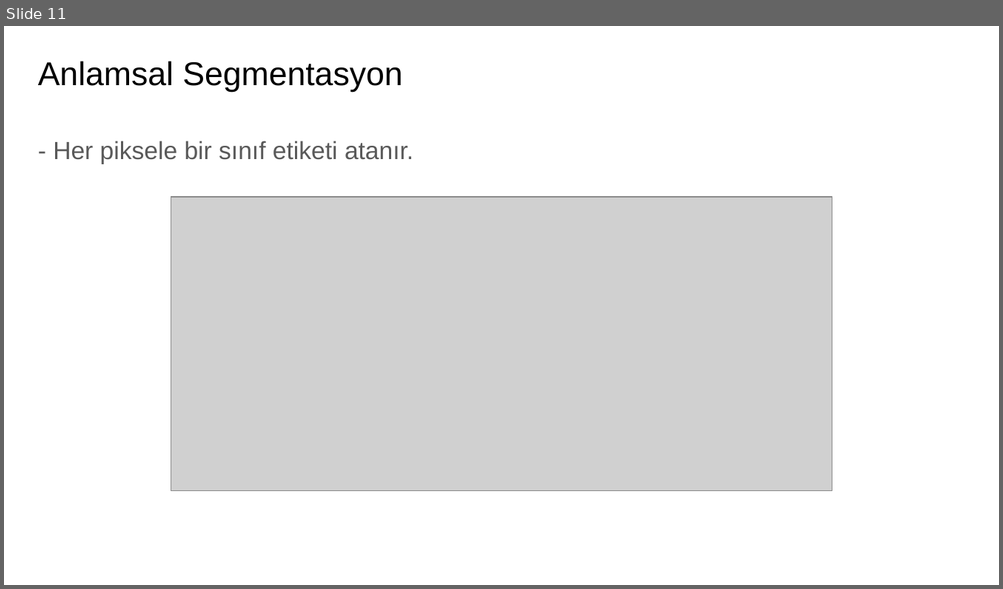
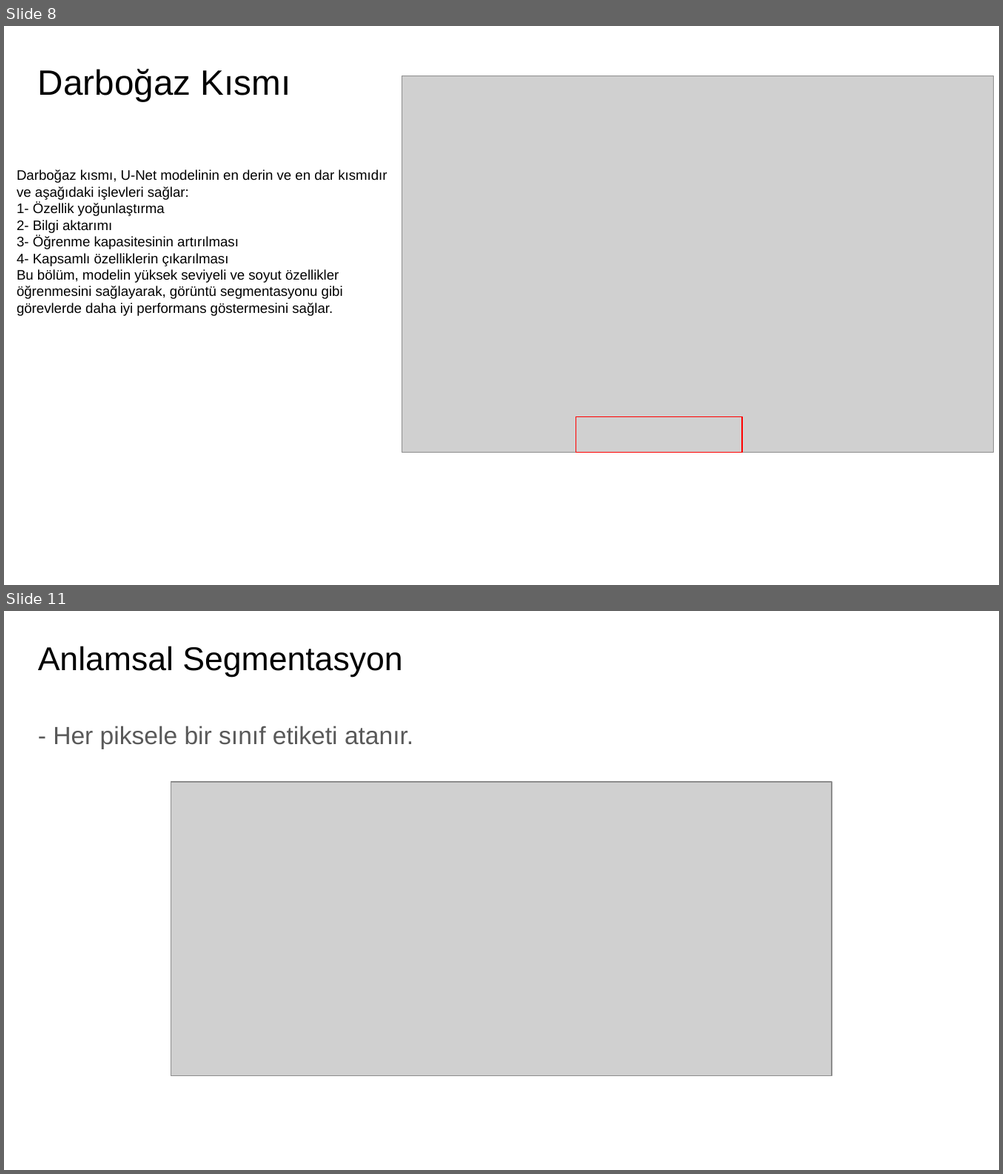
Before and after one commit to Emre-Sari/U-NETimageSegmentation, a slide deck: u-net-sunum.pptx. Shown one above the other, each under a label of ours: slide 11 before the commit, slides 8 and 11 after it; the slides between them are not shown. The pictures are 1003x589 and 1003x1174 pixels, drawn with LibreOffice and Linux fonts; fonts in the diff are those of the drawing; grey boxes stand for pictures. Boxes give left, top, right and bottom in pixels: in the first picture for what was removed or moved away, otherwise in the second. Text is boxed around its words. In the diff, an @@ line names an element or a change of style, - is before the commit and + after.

```diff
--- a/u-net-sunum.pptx
+++ b/u-net-sunum.pptx
@@ slide 8 added at (4,26,999,585), background #FFFFFF @@
@@ title added at (38,69,291,101), 25.5 pt, text #000000 @@
+Darboğaz Kısmı
@@ picture added at (402,76,993,453) @@
@@ text added at (17,170,387,316), 10 pt, text #000000 @@
+Darboğaz kısmı, U-Net modelinin en derin ve en dar kısmıdır ve aşağıdaki işlevleri sağlar:
+1- Özellik yoğunlaştırma
+2- Bilgi aktarımı
+3- Öğrenme kapasitesinin artırılması
+4- Kapsamlı özelliklerin çıkarılması
+Bu bölüm, modelin yüksek seviyeli ve soyut özellikler öğrenmesini sağlayarak, görüntü segmentasyonu gibi görevlerde daha iyi performans göstermesini sağlar.
@@ rectangle added at (576,417,742,453), outline #FF0000 0.75 pt @@
```
Also in this commit, not shown: 4 slides changed, 1 slide removed, 1 other file.
